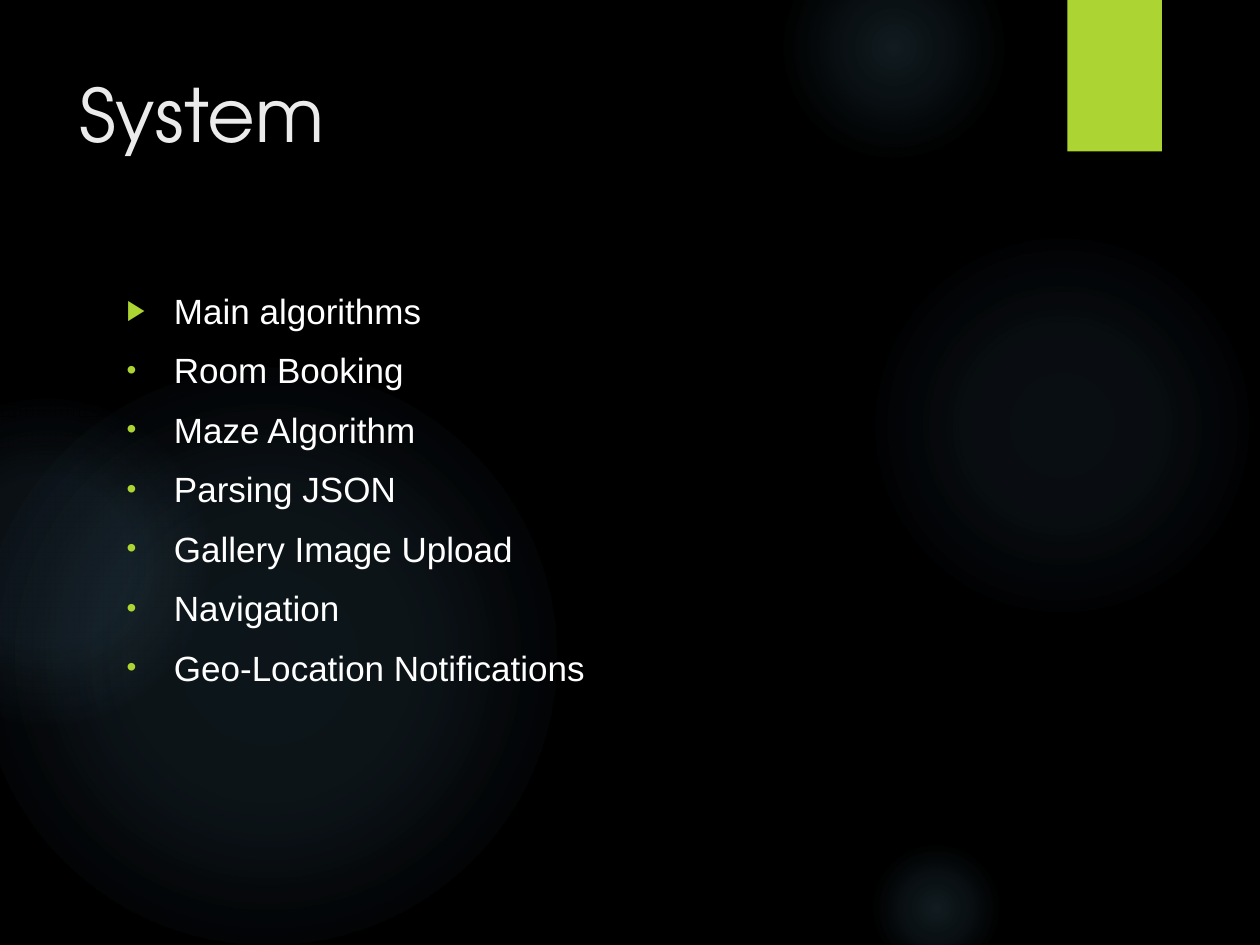
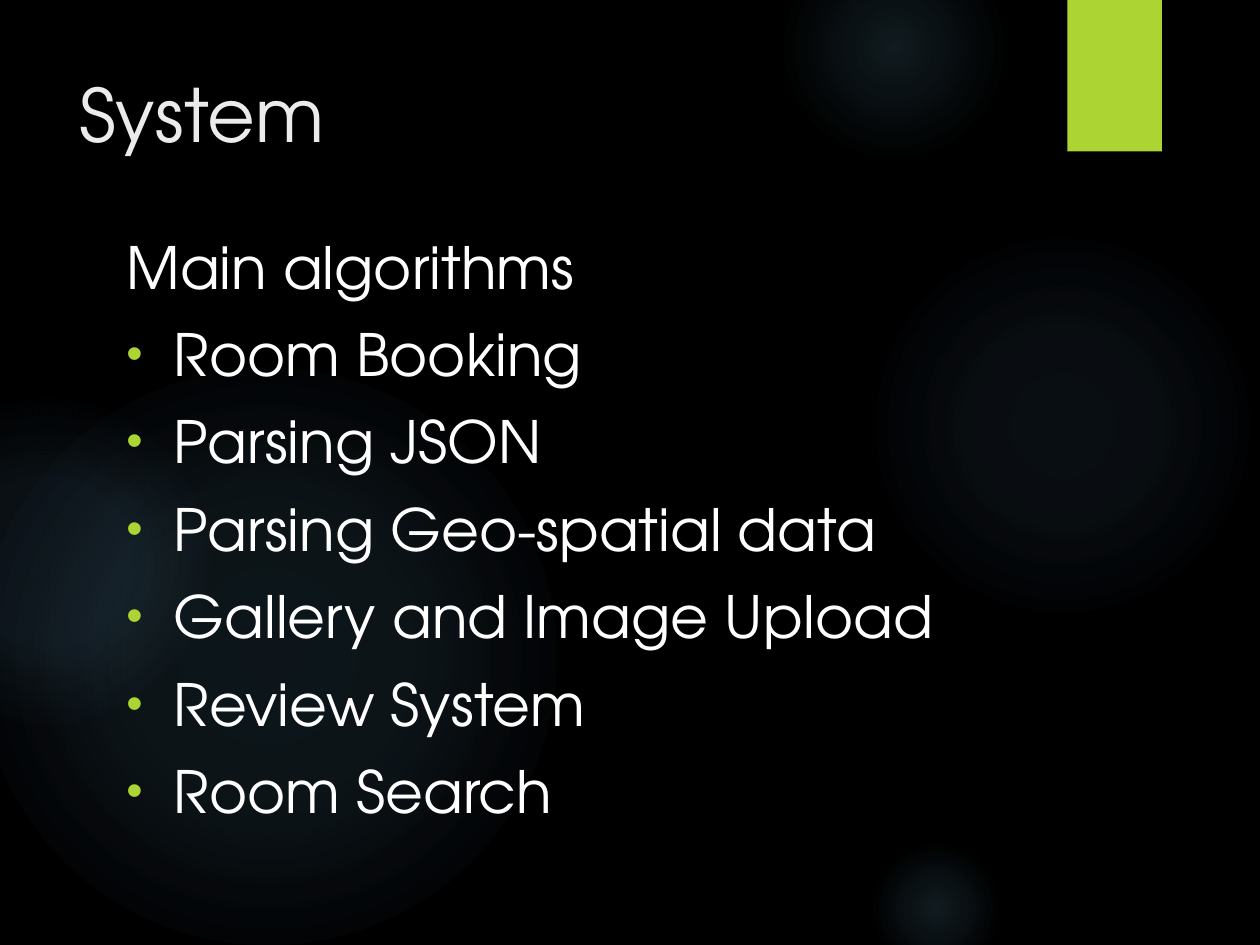
Before and after one commit to Virksaabnavjot/Documentation-MeetingRoom-Pro, a slide deck: slide 12 of Documentation/Final Presentaion/Presentation.pptx (slide 11 before the commit). Drawn at 1260x945 pixels with LibreOffice and Linux fonts; fonts in the diff are those of the drawing; background and template pictures are left out. Boxes give left, top, right and bottom in pixels: in the first picture for what was removed or moved away, otherwise in the second. Text is boxed around its words. In the diff, an @@ line names an element or a change of style, - is before the commit and + after.

```diff
--- a/Documentation/Final Presentaion/Presentation.pptx
+++ b/Documentation/Final Presentaion/Presentation.pptx
@@ text "Main algorithms": place and size @@
-text "Main algorithms" at box(174, 298, 585, 682)
+text "Main algorithms" at box(126, 246, 933, 814)
@@ text at box(126, 246, 582, 476): size 20 to 33.3 pt, font Arial to TeX Gyre Adventor in "Main algorithms", "Room Booking", "Parsing JSON"; bullet ▶ to none @@
@@ text at box(174, 417, 415, 450): paragraph removed @@
-• Maze Algorithm
@@ text at box(174, 507, 933, 814): text changed; size 20 to 33.3 pt; font Arial to TeX Gyre Adventor @@
-• Gallery Image Upload
-• Navigation
-• Geo-Location Notifications
+• Parsing Geo-spatial data
+• Gallery and Image Upload
+• Review System
+• Room Search
```
Also in this commit, not shown: 14 other slides changed, 24 slides added, 4 slides removed, 1 other file.
